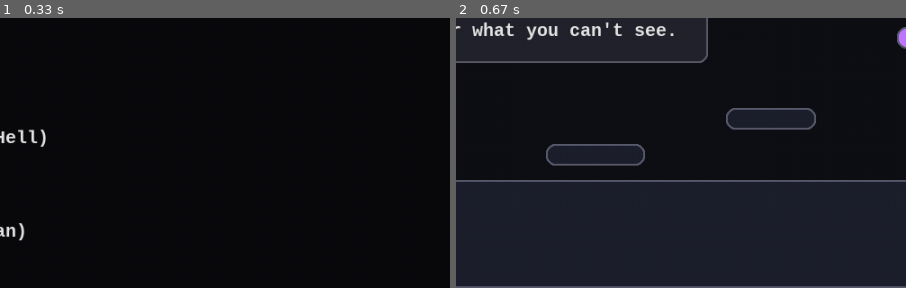
Above: before the commit, frames 1-2 (left to right).
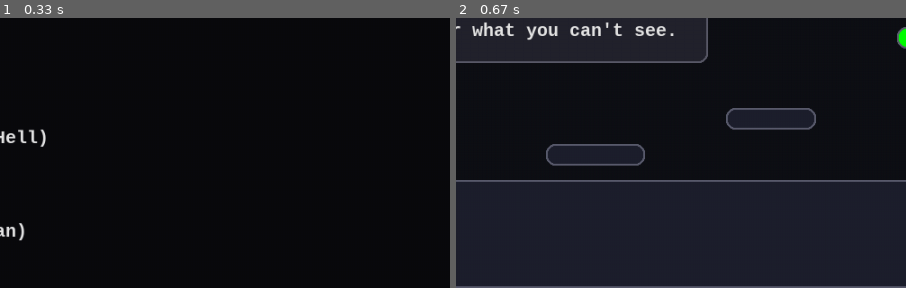
Above: after the commit, the same moments.

Repository: MaximoMaturana/trust_issues_pygame
Game: pygame game, started from main.py
Same seed, same stepped clock (60 frames per second), same inputs: the game is played once before the commit and once after it.
Inputs:
- Up to frame 1 (0.33 s): no input
- Up to frame 2 (0.67 s): tap 0 at 0.33 s
The pictures show only the part of the screen within x 50-100%, y 50-100%; the shares and areas given below are measured in that part.

Frame 1 is identical in both runs. In frame 2, 0.1% of the frame differs, in the area x 98-100%, y 3-11%.

Commit message:
Version 2: changed fake platform color

Diff:
--- a/settings.py
+++ b/settings.py
@@ -22,5 +22,5 @@
 RED = (255, 80, 90)
 GREEN = (110, 255, 170)
 CYAN = (80, 220, 255)
-PURPLE = (190, 120, 255)
+PURPLE = (0, 255, 00)
 DARK = (30, 32, 45)
